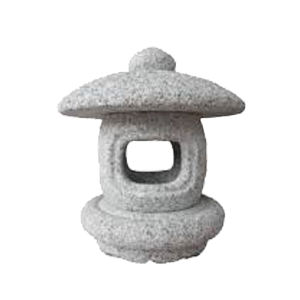
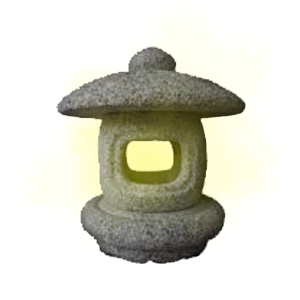
Revision of a layered 300 x 300 image; what changed, layer by layer:
showed group "lantern_dark" (7 layers) over (17, 3, 285, 265)
added layer "Layer 6" (multiply) in group "lantern_dark" over (28, 24, 285, 265)
added layer "Color Fill 1 copy" (1st of 2, in "lantern_dark") (multiply, 25%) in group "lantern_dark" over (17, 3, 285, 265)
added layer "Color Fill 1" (1st of 2, in "lantern_dark") (soft light) in group "lantern_dark" over (17, 3, 285, 265)
added layer "Layer 11 copy 2" (1st of 2, in "lantern_dark") (soft light) in group "lantern_dark" over (55, 46, 251, 265)
moved "Layer 11 copy 2" (2nd of 2, in "lantern_light") into group "lantern_light", painted on it over (52, 43, 251, 265)
